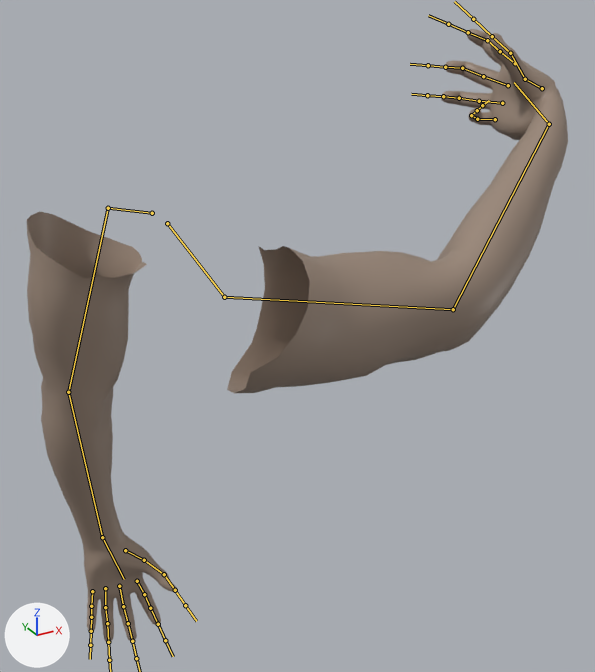
The FBX model WaltersWalk/Assets/WW_Art/ModelosSergi/walter's arms/arms mobiles.fbx as it was, and as the next commit left it.
The view is the same before and after, from a 50 mm camera at (-0.15, -1.72, 2.08) aimed at (0.81, 0.03, 1.2). Lighting does not change. The marker at lower left points along +X, +Y and +Z. Both versions are drawn at frame 1 of the action "walter's arms|store mobile"; the numbers are the values there. The bones that bend it are drawn over the model as lines.

In view in the first picture: 'Basiccharacter:Body'.
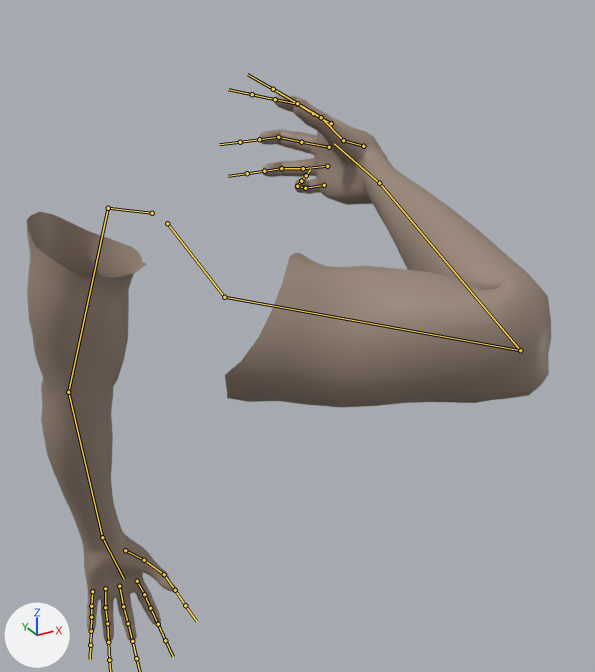
What the commit changed:
Bone 'upperarm_r' (bone_upperarm_r) turns from (75, -3, 36) to (72, 33, 25) degrees about its own x, y and z.
Bone 'lowerarm_r' (bone_lowerarm_r) turns from (6, 7, 18) to (43, -4, 93) degrees about its own x, y and z.
Bone 'hand_r' (bone_hand_r) turns from (45, 44, 62) to (-7, 59, -1) degrees about its own x, y and z.

Boxes (x1, y1, x2, y2) around the edits, measured in the pictures (595 x 672 px):
'Basiccharacter:Body', posed (11% shorter)
    before: (27, 29, 568, 642)
    after: (27, 95, 551, 642)
bone 'upperarm_r', root to tip
    before: (224, 297) to (453, 309)
    after: (224, 297) to (520, 350)
bone 'lowerarm_r', root to tip
    before: (453, 309) to (549, 124)
    after: (520, 350) to (379, 183)
bone 'hand_r', root to tip
    before: (549, 124) to (514, 82)
    after: (379, 183) to (334, 143)
